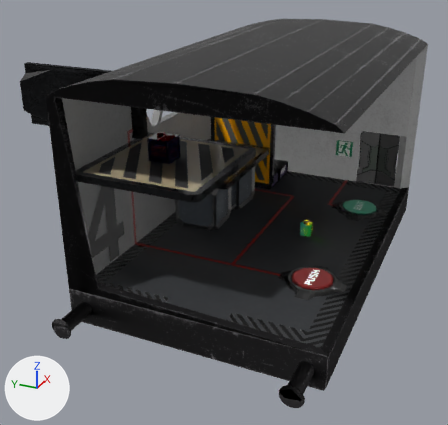
The OBJ model res/models/Levels/4/level4.obj: old version first, new version second.
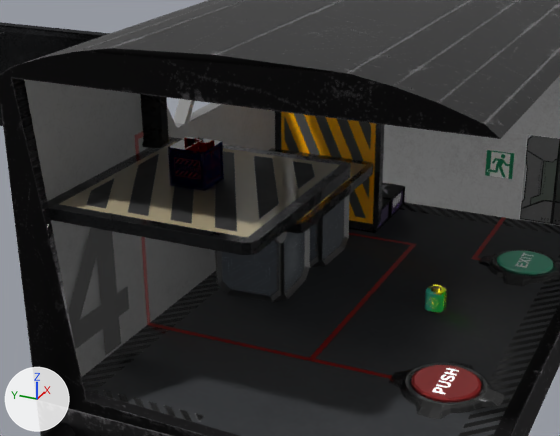
Old and new are each drawn whole from a 50 mm camera at (29.53, -6.17, 8.93) aimed at (46.32, 1.39, 0.53) and again close up on the part from 11% to 85% of the width and 12% to 73% of the height. The axes (+X, +Y, +Z) are drawn at lower left. The lights are the same throughout. Where no turn or scale is listed for an object, it has been applied to the vertices.

Script lines for the objects in view, before the commit:
```python
mat_misc_004 = principled_material('Misc.004')
mat_misc_004.texture = img_kable_png
me_c_01_preasure_plate_decoration_2_002 = bpy.data.meshes.new('C_01_preasure_plate_decoration_2.002')
me_c_01_preasure_plate_decoration_2_002.from_pydata(...)  # 160 vertices, 100 faces; spans x 43.05..44.94, y -3.26..-1.37, z 0.09..0.2
me_c_01_preasure_plate_decoration_2_002.materials.append(mat_plytka_003)
me_j_02_kable_002 = bpy.data.meshes.new('J_02_kable.002')
me_j_02_kable_002.from_pydata(...)  # 8 vertices, 2 faces; spans x 49.27..51.89, y -2.07..-1.26, z 0.1
me_j_02_kable_002.materials.append(mat_misc_004)  # picture img_kable_png
me_j_40_kable_001 = bpy.data.meshes.new('J_40_kable.001')
me_j_40_kable_001.from_pydata(...)  # 18 vertices, 7 faces; spans x 43.92..49.57, y -1.67..3.33, z 0.1..3.7
me_j_40_kable_001.materials.append(mat_misc_004)  # picture img_kable_png
ob_c_01_preasure_plate_decoration_2_002 = bpy.data.objects.new('C_01_preasure_plate_decoration_2.002', me_c_01_preasure_plate_decoration_2_002)
ob_c_01_preasure_plate_decoration_2_002.location = (0.0, 0.0, 0.0)
ob_j_02_kable_002 = bpy.data.objects.new('J_02_kable.002', me_j_02_kable_002)
ob_j_02_kable_002.location = (0.0, 0.0, 0.0)
ob_j_40_kable_001 = bpy.data.objects.new('J_40_kable.001', me_j_40_kable_001)
ob_j_40_kable_001.location = (0.0, 0.0, 0.0)
# also in view: 'S_chest_1.004' at (50.79, 2.07, 0.31); 'Y_decoBox4_1.002' at (48.23, 2.07, 0.82); 'K_02_exitbutton4' at (49.32, -2.37, 0.17); 'C_02_preasure_plate_decoration_1.001' at (49.32, -2.37, 0.15); 'R_roof_1.004' at (46.56, -0.02, 5.66)
```
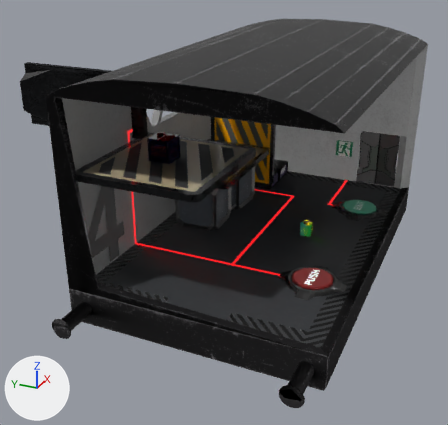
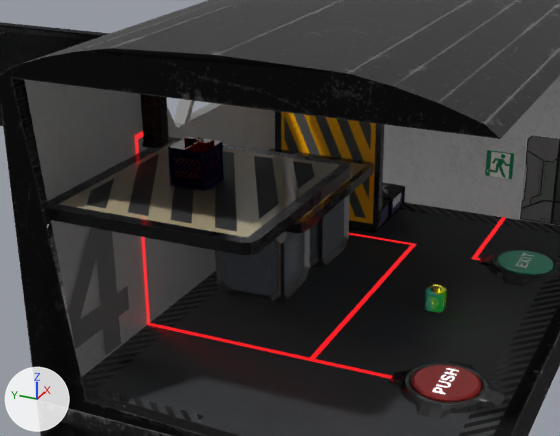
Boxes [x1, y1, x2, y2] around the edits, measured in the close-ups (560 x 436 px):
'J_40_kable.001', surface changed: [135, 131, 416, 379] in both
'J_02_kable.002', surface changed: [471, 217, 506, 263] in both

The change, as a list of edits to the scene's bpy script:
```text
Add img_kable_emiss_png:
    img_kable_emiss_png = load_image('kable_emiss.png', '../../Assets/kable_emiss.png', 1024, 1024, 'sRGB')
Change mat_misc_004:
    where n0 = _N.new('ShaderNodeBsdfPrincipled'); n0.name = 'Principled BSDF'
    add n0.inputs[28].default_value = 1.0  # 'Emission Strength'
    add n3 = _N.new('ShaderNodeTexImage'); n3.name = 'Image Texture.001'
    add n3.image = img_kable_emiss_png
    add _L.new(n3.outputs[0], n0.inputs[27])  # 'Color' to 'Emission Color'
```
